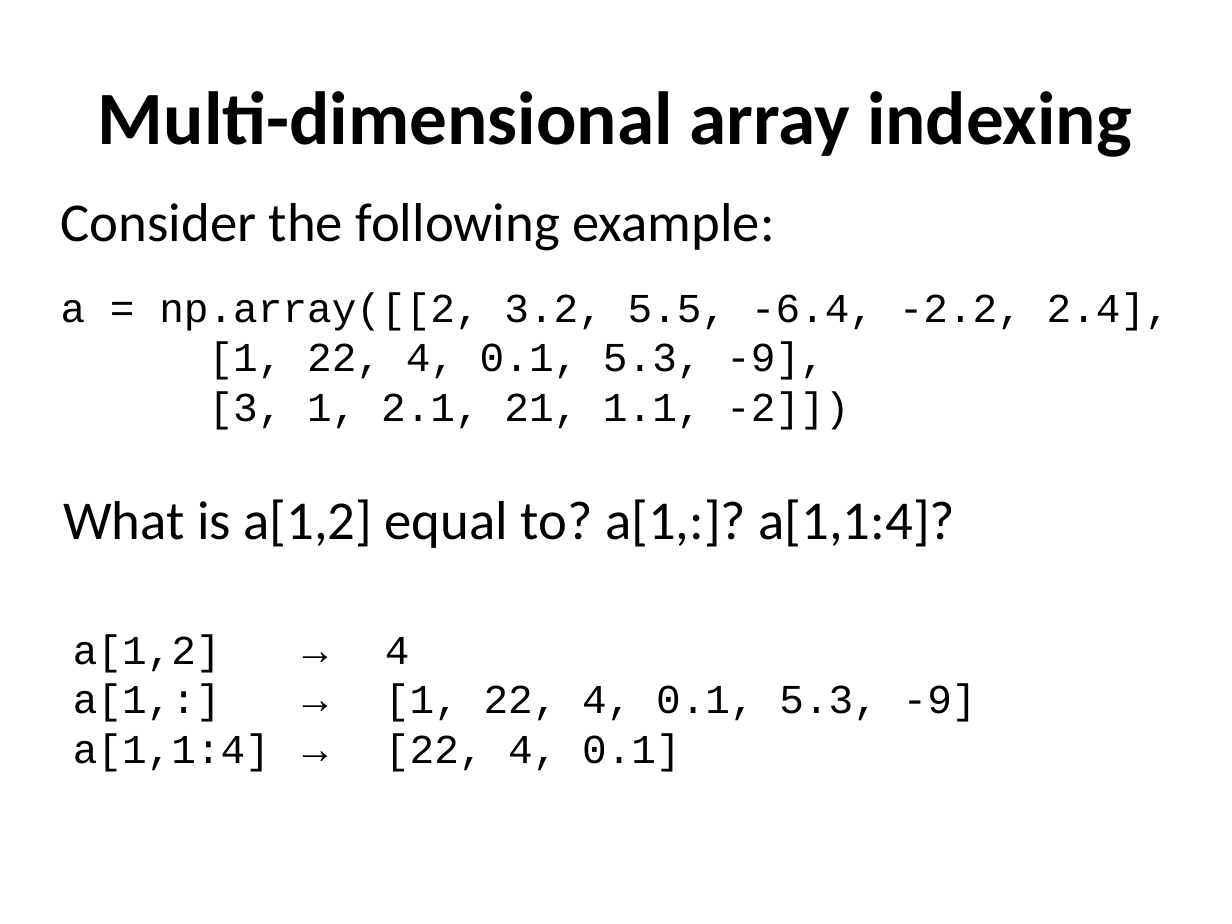
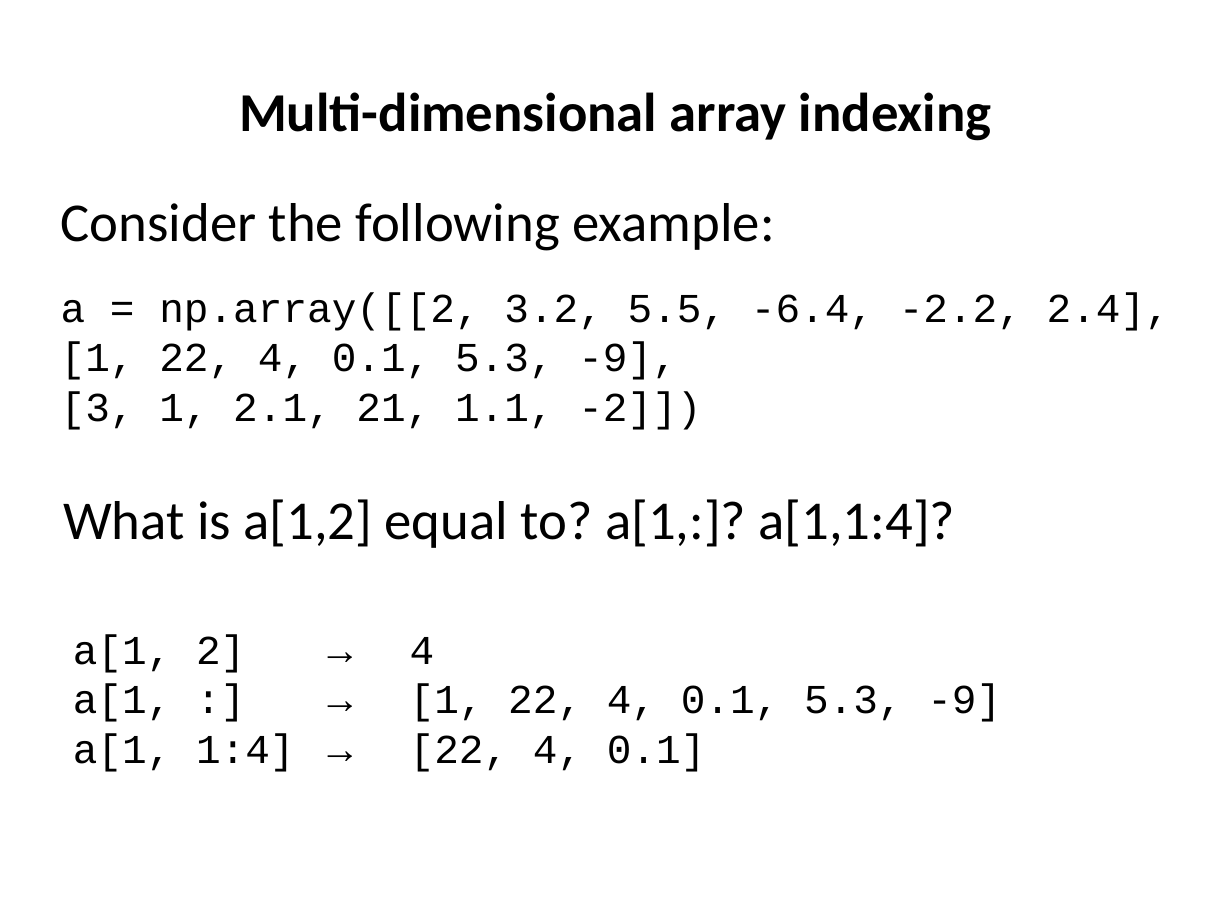
Before and after one commit to ncasuk/ncas-isc, a slide deck: slide 13 of python/presentations/handling_arrays/numpy.ppt. Drawn at 1232x924 pixels with LibreOffice and Linux fonts; fonts in the diff are those of the drawing; background and template pictures are left out. Boxes give left, top, right and bottom in pixels: in the first picture for what was removed or moved away, otherwise in the second. Text is boxed around its words. In the diff, an @@ line names an element or a change of style, - is before the commit and + after.

```diff
--- a/python/presentations/handling_arrays/numpy.ppt
+++ b/python/presentations/handling_arrays/numpy.ppt
@@ title "Multi-dimensional array indexing" at (239, 92, 992, 141): size 44 to 32 pt; line spacing 1 to 0.9 @@
@@ text at (61, 292, 1170, 430): text changed @@
-a = np.array([[2, 3.2, 5.5, -6.4, -2.2, 2.4],
-[1, 22, 4, 0.1, 5.3, -9],
-[3, 1, 2.1, 21, 1.1, -2]])
+a = np.array([[2, 3.2, 5.5, -6.4, -2.2, 2.4], [1, 22, 4, 0.1, 5.3, -9], [3, 1, 2.1, 21, 1.1, -2]])
@@ text at (73, 634, 1001, 772): spaces changed @@
-a[1,2] → 4
-a[1,:] → [1, 22, 4, 0.1, 5.3, -9]
-a[1,1:4] → [22, 4, 0.1]
+a[1, 2] → 4
+a[1, :] → [1, 22, 4, 0.1, 5.3, -9]
+a[1, 1:4] → [22, 4, 0.1]
```
Also in this commit, not shown: 35 other slides changed, 1 slide removed.
